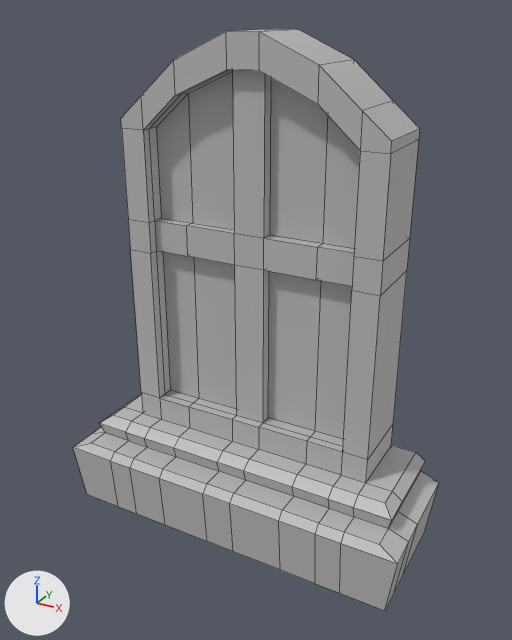
An edit to the FBX model Assets/Art/Models/Window.fbx, drawn before and after from the same camera.
Before and after are seen from a 50 mm lens placed at (0.586, -1.061, 0.957), pointed at (0.017, -0.026, 0.44). Arrows for +X, +Y and +Z are at lower left; the lights stay in place. Mesh edges are drawn as thin lines. Where no turn or scale is listed for an object, it has been applied to the vertices.
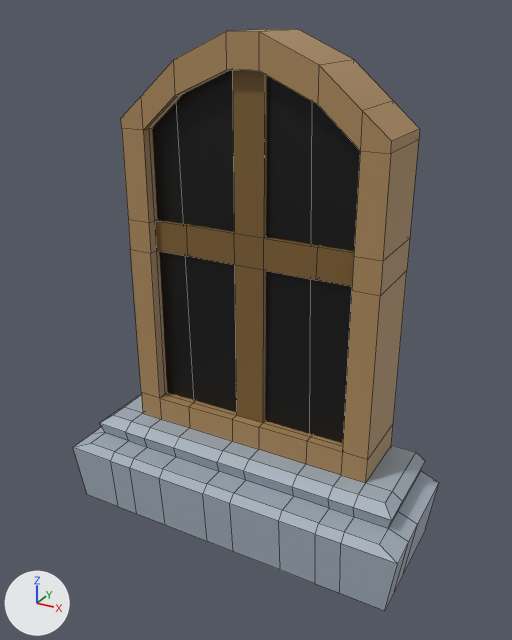
Where the newer file only moved an object's origin or applied its transform, the numbers keep the older frame.

Location of each change, (x1, y1, x2, y2) in pixels of the pictures (512 x 640 px; the box of a moved part takes in the faces that stretch with it):
```json
{"part": 1, "of": "me_mesh", "change": "added", "after": [152, 70, 360, 443], "on screen": "black"}
{"part": 2, "of": "me_mesh", "change": "moved or reshaped", "before": [149, 70, 354, 446], "after": [149, 70, 354, 446]}
{"part": 3, "of": "me_mesh", "change": "recoloured", "before": [121, 29, 420, 483], "after": [121, 29, 420, 483], "on screen": "grey to brown"}
{"part": 4, "of": "me_mesh", "change": "recoloured", "before": [156, 72, 360, 439]}
{"part": 5, "of": "me_mesh", "change": "recoloured", "before": [73, 394, 439, 611], "after": [73, 394, 439, 611]}
{"part": 6, "of": "me_mesh", "change": "recoloured", "before": [155, 70, 354, 423], "after": [155, 70, 354, 423], "on screen": "grey to brown"}
```

Scene script edits in JSON lines:
```json
{"op": "add", "block": "mat_window_blackc", "code": ["mat_window_blackc = principled_material('Window_blackc')", "mat_window_blackc.base_color = (0.386, 0.386, 0.386)  # grey #a7a7a7"]}
{"op": "add", "block": "mat_window_glass", "code": ["mat_window_glass = principled_material('Window_glass')", "mat_window_glass.base_color = (0.0, 0.0, 0.0)  # black #000000"]}
{"op": "add", "block": "mat_bridgecurved_stone2", "code": ["mat_bridgecurved_stone2 = principled_material('BridgeCurved_Stone2')", "mat_bridgecurved_stone2.base_color = (0.365, 0.427, 0.494)  # grey #a3afbb"]}
{"op": "add", "block": "mat_fence_wood2", "code": ["mat_fence_wood2 = principled_material('Fence_wood2')", "mat_fence_wood2.base_color = (0.416, 0.254, 0.106)  # brown #ad8a5c"]}
{"op": "add", "block": "mat_fence_wood", "code": ["mat_fence_wood = principled_material('Fence_wood')", "mat_fence_wood.base_color = (0.212, 0.118, 0.0313)  # brown #7f6031"]}
{"block": "me_mesh", "where": "# used by ob_pcube19; location = (0.0, 0.0, 0.0)"}
{"op": "remove", "block": "me_mesh", "code": "me_mesh.from_pydata(...)  # 268 vertices, 266 faces; spans x -0.351..0.351, y -0.15..0.1, z 0.0..0.925"}
{"op": "add", "block": "me_mesh", "code": "me_mesh.from_pydata(...)  # 288 vertices, 284 faces; spans x -0.351..0.351, y -0.15..0.1, z 0.0..0.925"}
{"block": "me_mesh", "change": "me_mesh part 1: a new loose piece of 20 vertices spanning x -0.248..0.213, y -0.013..0.013, z 0.202..0.918, in mat_window_glass (black #000000)"}
{"block": "me_mesh", "change": "me_mesh part 2"}
{"block": "me_mesh", "change": "24 vertices in x -0.202..0.202, y 0.0, z 0.224..0.869 move by (0.0, 0.05, 0.0)"}
{"block": "me_mesh", "change": "me_mesh part 3: 100 faces spanning x -0.25..0.25, y -0.039..0.1, z 0.173..0.925 switch from mat_lambert1 (grey #bcbcbc) to mat_fence_wood2 (brown #ad8a5c)"}
{"block": "me_mesh", "change": "me_mesh part 4: 8 faces spanning x -0.202..0.202, y 0.05, z 0.224..0.869 switch from mat_lambert1 (grey #bcbcbc) to mat_window_blackc (grey #a7a7a7)"}
{"block": "me_mesh", "change": "me_mesh part 5: 139 faces spanning x -0.351..0.351, y -0.15..0.1, z 0.0..0.173 switch from mat_lambert1 (grey #bcbcbc) to mat_bridgecurved_stone2 (grey #a3afbb)"}
{"block": "me_mesh", "change": "me_mesh part 6: 19 faces spanning x -0.202..0.202, y -0.021..0.05, z 0.224..0.869 switch from mat_lambert1 (grey #bcbcbc) to mat_fence_wood (brown #7f6031)"}
{"op": "add", "block": "me_mesh", "code": "me_mesh.materials.append(mat_window_glass)  # black #000000"}
```
